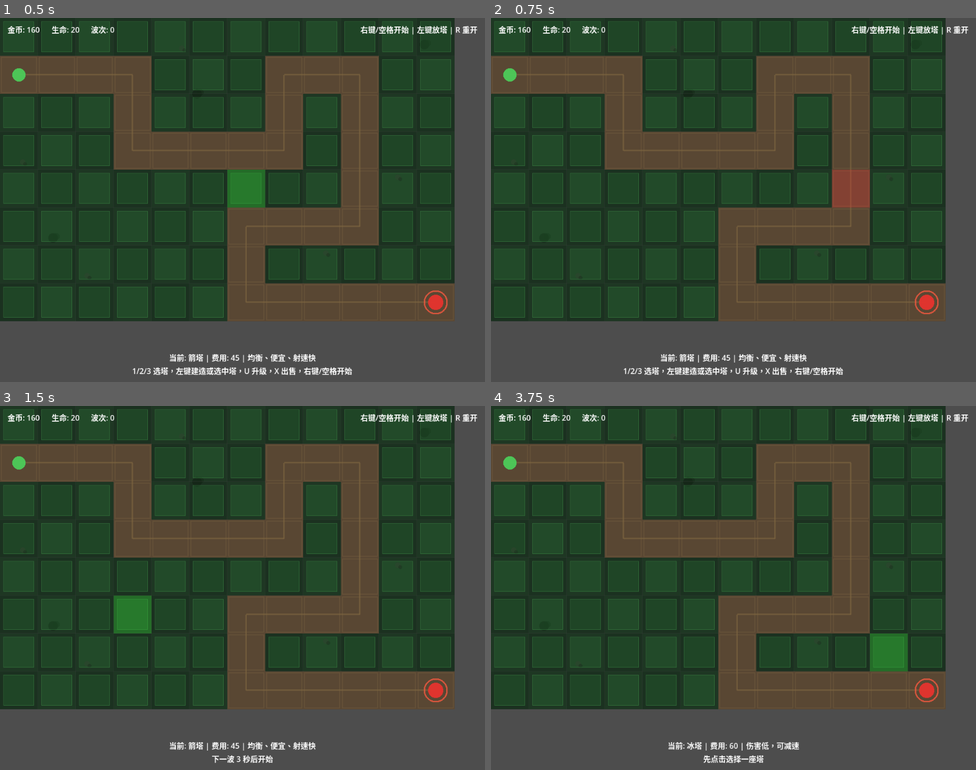
Above: before the commit, frames 1-4 (two rows, left to right).
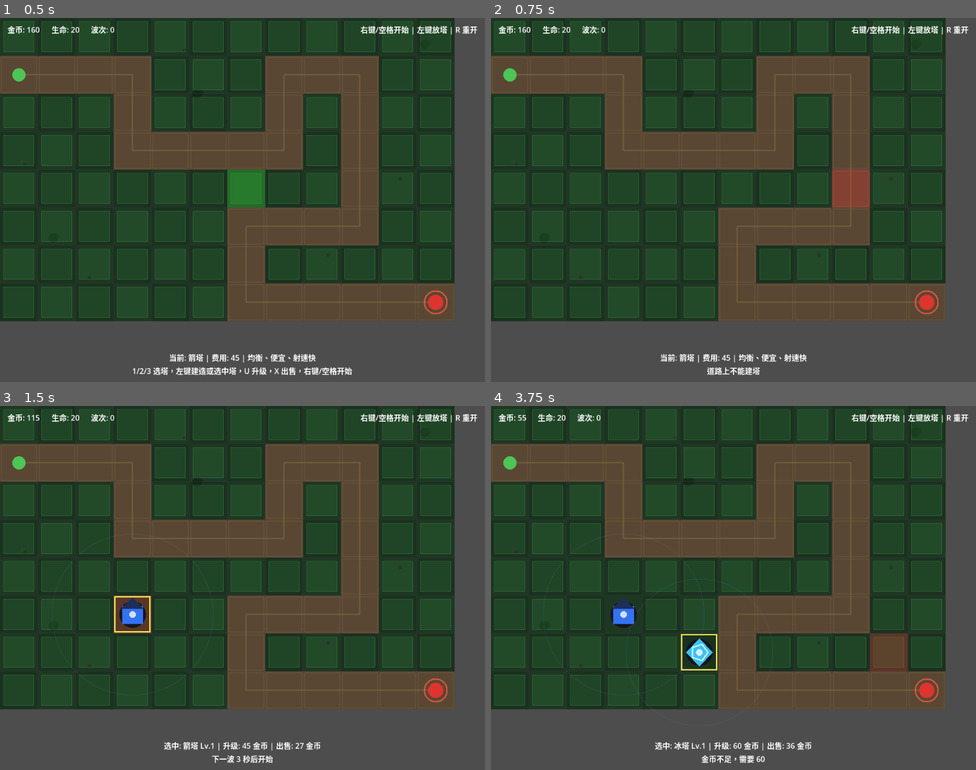
Above: after the commit, the same moments.

Repository: liang04/TowerDefense
Game: Godot game, scene res://scenes/main.tscn
The game is run twice, just before and just after one commit, with the same random seed, the same clock (stepped at 60 frames per second) and the same inputs.
Inputs (mouse positions are in pixels of both pictures, inside the frame that each line leads up to):
- Up to frame 1 (0.5 s): no input
- Up to frame 2 (0.75 s): tap Enter at 0.5 s; move the mouse to (840, 181) at 0.52 s; tap P at 0.6 s; click (840, 181) at 0.67 s
- Up to frame 3 (1.5 s): tap Space at 0.77, 1.25 s; move the mouse to (145, 606) at 1.27 s; tap 1 at 1.35 s; click (145, 606) at 1.42 s
- Up to frame 4 (3.75 s): tap Space at 1.52, 2.75, 3.02 s; tap Enter at 2, 3.5 s; move the mouse to (782, 507) at 2.02 s; tap 2 at 2.1 s; click (782, 507) at 2.17 s; move the mouse to (709, 660) at 2.77 s; tap 3 at 2.85 s; click (709, 660) at 2.92 s; move the mouse to (879, 642) at 3.52 s; tap U at 3.6 s; click (879, 642) at 3.67 s

Frame 1 is identical in both runs. In frame 2, 0.6% of the frame differs, in the area x 27-73%, y 96-99%; in frame 3, 1.4%; in frame 4, 2.7%, in the area x 5-86%, y 2-99%.

Commit message:
Let HUD pass placement clicks

Diff:
--- a/scripts/hud.gd
+++ b/scripts/hud.gd
@@ -28,6 +28,7 @@
 ## ---- 生命周期 ----
 func _ready() -> void:
 	process_mode = Node.PROCESS_MODE_ALWAYS
+	_make_gameplay_hud_click_through($MarginContainer)
 
 	# 连接 GameManager 信号
 	GameManager.gold_changed.connect(_on_gold_changed)
@@ -47,6 +48,12 @@
 	# 初始化显示
 	_update_all()
 	hide_overlay()
+
+func _make_gameplay_hud_click_through(node: Node) -> void:
+	if node is Control:
+		(node as Control).mouse_filter = Control.MOUSE_FILTER_IGNORE
+	for child in node.get_children():
+		_make_gameplay_hud_click_through(child)
 
 ## ---- 更新方法 ----
 
